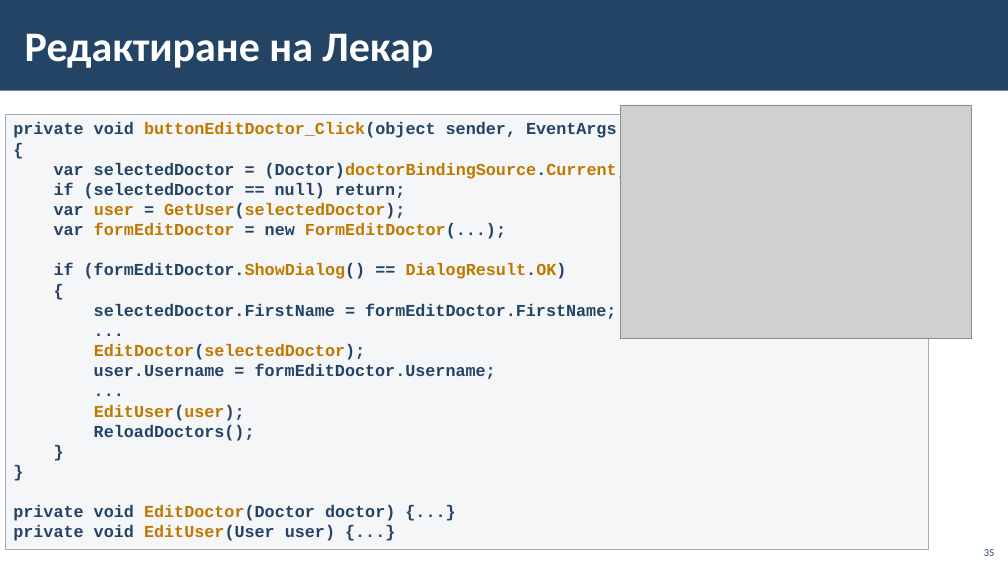
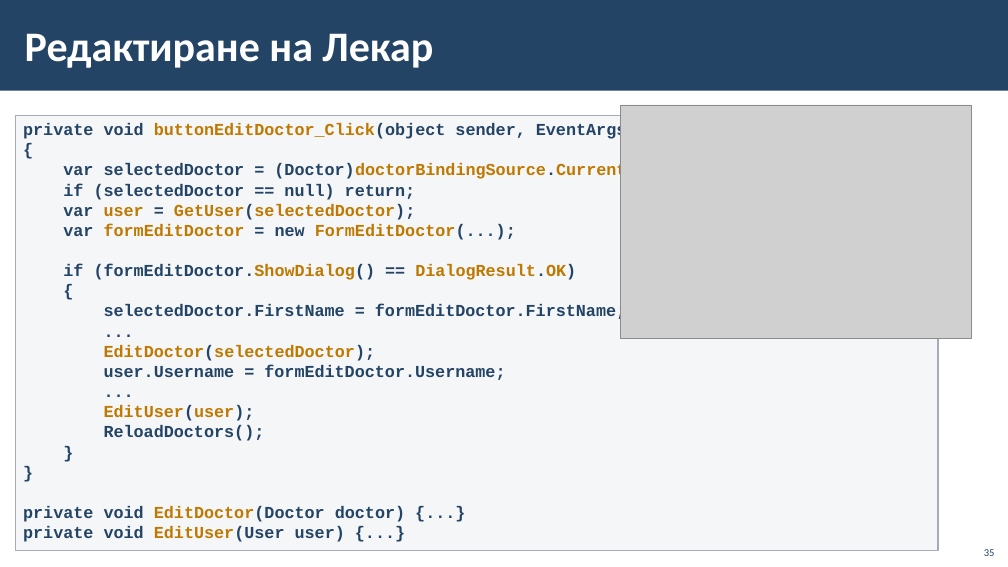
Before and after one commit to BG-IT-Edu/School-Programming, a slide deck: slide 35 of Courses/Software-Sciences/Module-4-Information-Systems-New/12-Implementation-of-Information-System/12-Implementation-of-Information-System.pptx. Drawn at 1008x567 pixels with LibreOffice and Linux fonts; fonts in the diff are those of the drawing; grey boxes stand for pictures; background and template pictures are left out. Boxes give left, top, right and bottom in pixels: in the first picture for what was removed or moved away, otherwise in the second. Text is boxed around its words. In the diff, an @@ line names an element or a change of style, - is before the commit and + after.

```diff
--- a/Courses/Software-Sciences/Module-4-Information-Systems-New/12-Implementation-of-Information-System/12-Implementation-of-Information-System.pptx
+++ b/Courses/Software-Sciences/Module-4-Information-Systems-New/12-Implementation-of-Information-System/12-Implementation-of-Information-System.pptx
@@ rectangle "private void buttonEditDoctor_Click(object sender, EventArgs ...": place and size @@
-rectangle "private void buttonEditDoctor_Click(object sender, EventArgs ..." at (6,114,929,550)
+rectangle "private void buttonEditDoctor_Click(object sender, EventArgs ..." at (16,115,938,551)
```
Also in this commit, not shown: 1 other slide changed.
